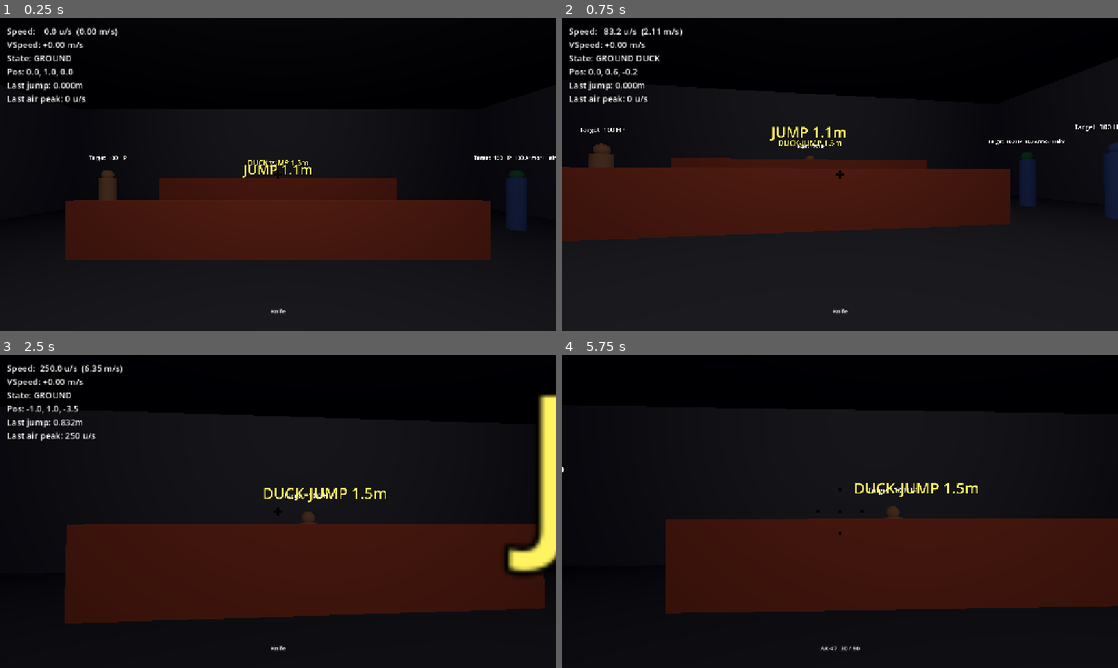
Above: before the commit, frames 1-4 (two rows, left to right).
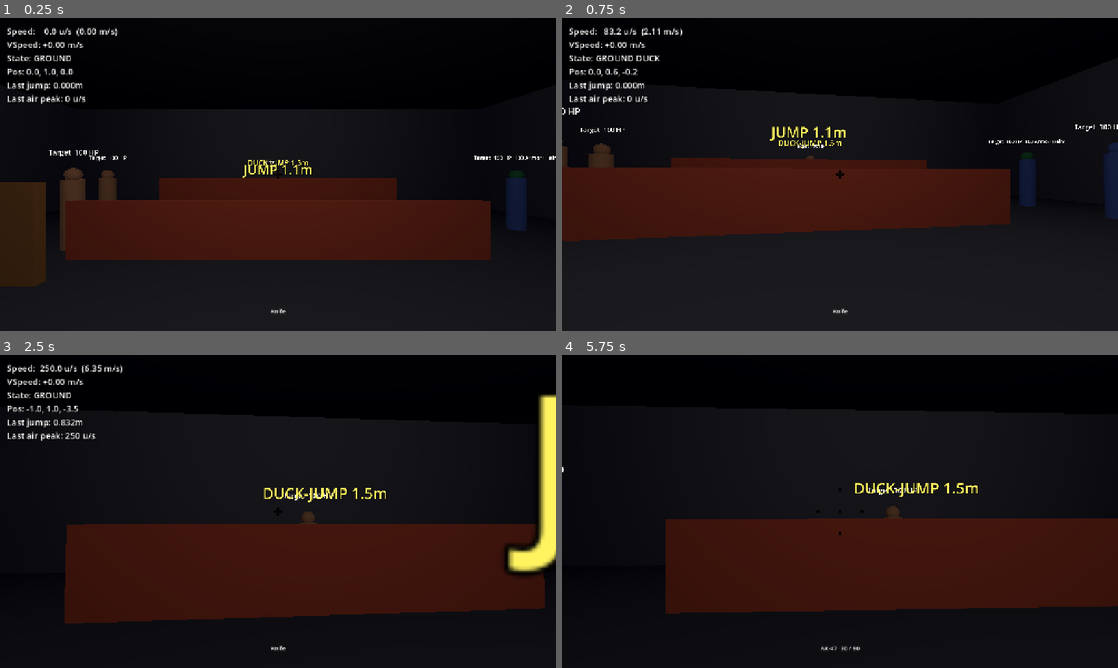
Above: after the commit, the same moments.

Repository: gotospaceplace/angels_and_demons
Game: Godot game, scene res://shared/scenes/play_test.tscn
Same seed, same stepped clock (60 frames per second), same inputs: the game is played once before the commit and once after it. This scene is started directly instead of the project's main scene.
Inputs (mouse positions are in pixels of both pictures, inside the frame that each line leads up to):
- Up to frame 1 (0.25 s): no input
- Up to frame 2 (0.75 s): tap Enter at 0.5 s; move the mouse to (867, 174) at 0.52 s; hold W (move_forward) from 0.53 s (still down); hold Ctrl (duck) from 0.53 s (still down)
- Up to frame 3 (2.5 s): keep holding W (move_forward); tap Space (jump) at 0.77, 1.52 s; move the mouse to (250, 511) at 1.27 s; release Ctrl (duck) at 1.28 s; click (250, 511) at 1.35 s; move the mouse to (289, 505) at 2.02 s; hold Right mouse button (fire_secondary) from 2.03 s (still down)
- Up to frame 4 (5.75 s): keep holding W (move_forward); move the mouse to (834, 517) at 2.77 s; release Right mouse button (fire_secondary) at 2.78 s; tap F7 (toggle_hud) at 2.85 s; tap Space (jump) at 3.02, 3.77, 4.52 s; move the mouse to (878, 514) at 3.52 s; hold 1 (weapon_1) 3.53-4.28 s; move the mouse to (795, 508) at 4.27 s; tap 2 (weapon_2) at 4.35 s; move the mouse to (845, 511) at 5.02 s; hold 3 (weapon_3) from 5.03 s (still down)

The runs differ from the first frame. In frame 1, 3.4% of the frame differs, in the area x 0-18%, y 42-86%; in frame 2, 0.1%; in frame 3, less than 0.1%; in frame 4, less than 0.1%.

Commit message:
Add wall penetration with thickness-based depth check (WB5)
Bullets trace through surfaces using a reverse-probe ray to measure
wall thickness. Rifles pen up to 0.4m at 46% damage, snipers up to
0.6m at 49%. Pistols cannot penetrate. Test room adds thin wood cover
and thick concrete wall with dummies behind each.

Co-Authored-By: Claude Opus 4.6 <noreply@anthropic.com>

Diff:
--- a/shared/scenes/test_room.tscn
+++ b/shared/scenes/test_room.tscn
@@ -31,6 +31,12 @@
 
 [sub_resource type="StandardMaterial3D" id="StandardMaterial3D_ladder"]
 albedo_color = Color(0.55, 0.45, 0.2, 1)
+
+[sub_resource type="StandardMaterial3D" id="StandardMaterial3D_wood_cover"]
+albedo_color = Color(0.6, 0.4, 0.2, 1)
+
+[sub_resource type="StandardMaterial3D" id="StandardMaterial3D_concrete"]
+albedo_color = Color(0.3, 0.3, 0.32, 1)
 
 [sub_resource type="BoxShape3D" id="BoxShape3D_ladder_trigger"]
 size = Vector3(1.0, 4.5, 1.0)
@@ -229,3 +235,47 @@
 script = ExtResource("target_dummy_script")
 armor_value = 100.0
 has_helmet = true
+
+[node name="PenTestLabel" type="Label3D" parent="."]
+transform = Transform3D(1, 0, 0, 0, 1, 0, 0, 0, 1, -6, 2.5, -2)
+billboard = 1
+text = "WALL PEN TEST"
+font_size = 40
+outline_size = 6
+modulate = Color(1, 0.6, 0.2, 1)
+
+[node name="ThinCover" type="CSGBox3D" parent="."]
+transform = Transform3D(1, 0, 0, 0, 1, 0, 0, 0, 1, -4.5, 0.85, -3)
+use_collision = true
+size = Vector3(2, 1.5, 0.15)
+material = SubResource("StandardMaterial3D_wood_cover")
+
+[node name="ThinCoverLabel" type="Label3D" parent="."]
+transform = Transform3D(1, 0, 0, 0, 1, 0, 0, 0, 1, -4.5, 1.8, -2.7)
+billboard = 1
+text = "THIN 0.15m"
+font_size = 32
+outline_size = 5
+modulate = Color(0.6, 0.4, 0.2, 1)
+
+[node name="PenDummyThin" type="Node3D" parent="."]
+transform = Transform3D(1, 0, 0, 0, 1, 0, 0, 0, 1, -4.5, 0.1, -4.5)
+script = ExtResource("target_dummy_script")
+
+[node name="ThickWall" type="CSGBox3D" parent="."]
+transform = Transform3D(1, 0, 0, 0, 1, 0, 0, 0, 1, -7.5, 0.85, -3)
+use_collision = true
+size = Vector3(2, 1.5, 0.8)
+material = SubResource("StandardMaterial3D_concrete")
+
+[node name="ThickWallLabel" type="Label3D" parent="."]
+transform = Transform3D(1, 0, 0, 0, 1, 0, 0, 0, 1, -7.5, 1.8, -2.7)
+billboard = 1
+text = "THICK 0.8m"
+font_size = 32
+outline_size = 5
+modulate = Color(0.3, 0.3, 0.32, 1)
+
+[node name="PenDummyThick" type="Node3D" parent="."]
+transform = Transform3D(1, 0, 0, 0, 1, 0, 0, 0, 1, -7.5, 0.1, -4.5)
+script = ExtResource("target_dummy_script")
--- a/shared/scripts/weapon_constants.gd
+++ b/shared/scripts/weapon_constants.gd
@@ -12,12 +12,18 @@
 # Distance unit for range_modifier exponent (GoldSrc units)
 const RANGE_UNIT := 500.0
 
-# Wall penetration damage retention per level (WB5 — stubbed)
+# Wall penetration damage retention per level
 const WALL_PEN_RETENTION := {
 	0: 0.0,   # none
 	1: 0.0,   # pistol — no penetration
 	2: 0.46,  # rifle
 	3: 0.49,  # sniper
+}
+
+# Max wall thickness (Godot meters) a bullet can penetrate per tier
+const PEN_MAX_DEPTH := {
+	2: 0.4,   # rifle — ~16 GoldSrc units
+	3: 0.6,   # sniper — ~24 GoldSrc units
 }
 
 # Armor absorption rate
--- a/shared/scripts/weapon_system.gd
+++ b/shared/scripts/weapon_system.gd
@@ -167,16 +167,7 @@
 	else:
 		max_range = WC.MAX_HITSCAN_RANGE / MC.UNITS_PER_METER
 
-	var end := origin + direction * max_range
-	var space := player.get_world_3d().direct_space_state
-	var params := PhysicsRayQueryParameters3D.create(origin, end)
-	params.exclude = [player.get_rid()]
-	params.collide_with_areas = true
-	params.collision_mask = 1 | 8  # Layer 1 (World) + Layer 4 (Hitboxes)
-
-	var result := space.intersect_ray(params)
-	if result:
-		_process_hit(result, origin)
+	_trace_bullet(origin, direction, max_range)
 
 	_update_accuracy_after_shot()
 	_apply_recoil_kick()
@@ -185,10 +176,67 @@
 		_start_reload()
 
 
-func _process_hit(result: Dictionary, origin: Vector3) -> void:
+func _trace_bullet(cam_origin: Vector3, direction: Vector3, max_range: float) -> void:
+	var pen_left: int = current.penetration_level
+	var base_retention: float = WC.WALL_PEN_RETENTION.get(pen_left, 0.0)
+	var damage_scale: float = 1.0
+	var trace_start := cam_origin
+	var space := player.get_world_3d().direct_space_state
+
+	for _i in range(pen_left + 1):
+		var remaining := max_range - cam_origin.distance_to(trace_start)
+		if remaining <= 0.0:
+			return
+
+		var end := trace_start + direction * remaining
+		var params := PhysicsRayQueryParameters3D.create(trace_start, end)
+		params.exclude = [player.get_rid()]
+		params.collide_with_areas = true
+		params.collision_mask = 1 | 8  # Layer 1 (World) + Layer 4 (Hitboxes)
+
+		var result := space.intersect_ray(params)
+		if not result:
+			return
+
+		var collider: Object = result["collider"]
+		var hit_pos: Vector3 = result["position"]
+
+		if collider.has_meta("hitgroup"):
+			_apply_hit_damage(result, cam_origin, damage_scale)
+			return
+
+		# Hit world geometry — attempt wall penetration
+		if pen_left <= 1 or base_retention <= 0.0:
+			return
+
+		var max_depth: float = WC.PEN_MAX_DEPTH.get(pen_left, 0.0)
+		if max_depth <= 0.0:
+			return
+
+		var exit_pos := _find_wall_exit(hit_pos, direction, max_depth, space)
+		if exit_pos == Vector3.ZERO:
+			return
+
+		trace_start = exit_pos + direction * 0.01
+		damage_scale *= base_retention
+		pen_left -= 1
+
+
+func _find_wall_exit(entry: Vector3, direction: Vector3, max_depth: float, space: PhysicsDirectSpaceState3D) -> Vector3:
+	var probe_start := entry + direction * (max_depth + 0.05)
+	var params := PhysicsRayQueryParameters3D.create(probe_start, entry)
+	params.exclude = [player.get_rid()]
+	params.collision_mask = 1  # World only
+	var result := space.intersect_ray(params)
+	if not result:
+		return Vector3.ZERO
+	return result["position"]
+
+
+func _apply_hit_damage(result: Dictionary, cam_origin: Vector3, damage_scale: float) -> void:
 	var collider: Object = result["collider"]
 	var hit_pos: Vector3 = result["position"]
-	var distance_m := origin.distance_to(hit_pos)
+	var distance_m := cam_origin.distance_to(hit_pos)
 
 	if not collider.has_meta("hitgroup"):
 		return
@@ -210,7 +258,7 @@
 
 	var dist_gsrc := distance_m * MC.UNITS_PER_METER
 	var range_factor := pow(rm, dist_gsrc / WC.RANGE_UNIT)
-	var final_damage := dmg * range_factor * multiplier
+	var final_damage := dmg * range_factor * multiplier * damage_scale
 
 	var target = collider.get_parent()
 	if target and target.has_method("take_damage"):
Not shown: 1 places in shared/scenes/test_room.tscn that only renumber resources
